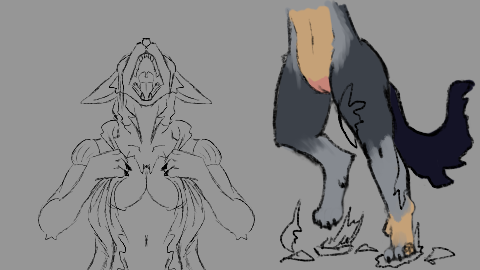
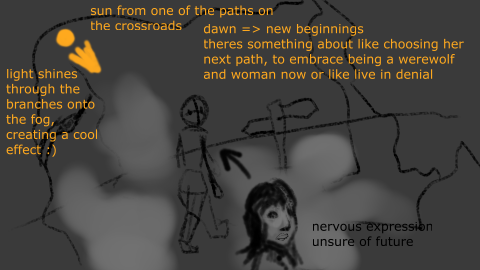
Layers edited between the first and the second 480×270 image:
added group "Group 44" with 2 layers above "END" over [left=0, top=0, right=480, bottom=270]
added layer "Paint Layer 43" in group "Group 44" over [left=0, top=0, right=480, bottom=270]
hid group "phase2" (11 layers) over [left=0, top=0, right=480, bottom=270]
moved "feet and pussayyy" into group "Group 35" over [left=256, top=0, right=480, bottom=270]
hid "Paint Layer 7", opacity 100% → 11%, painted on it over [left=256, top=0, right=480, bottom=270]
painted on "splash_tf_1.png" (1st of 2, in "phase2" › "Group 35" › "feet and pussayyy") over [left=256, top=0, right=480, bottom=270]
moved "breast mode" into group "Group 35" over [left=0, top=0, right=480, bottom=270]
painted on "Paint Layer 19" over [left=0, top=0, right=256, bottom=270]
painted on "Plano de fundo" over [left=0, top=0, right=480, bottom=270]
